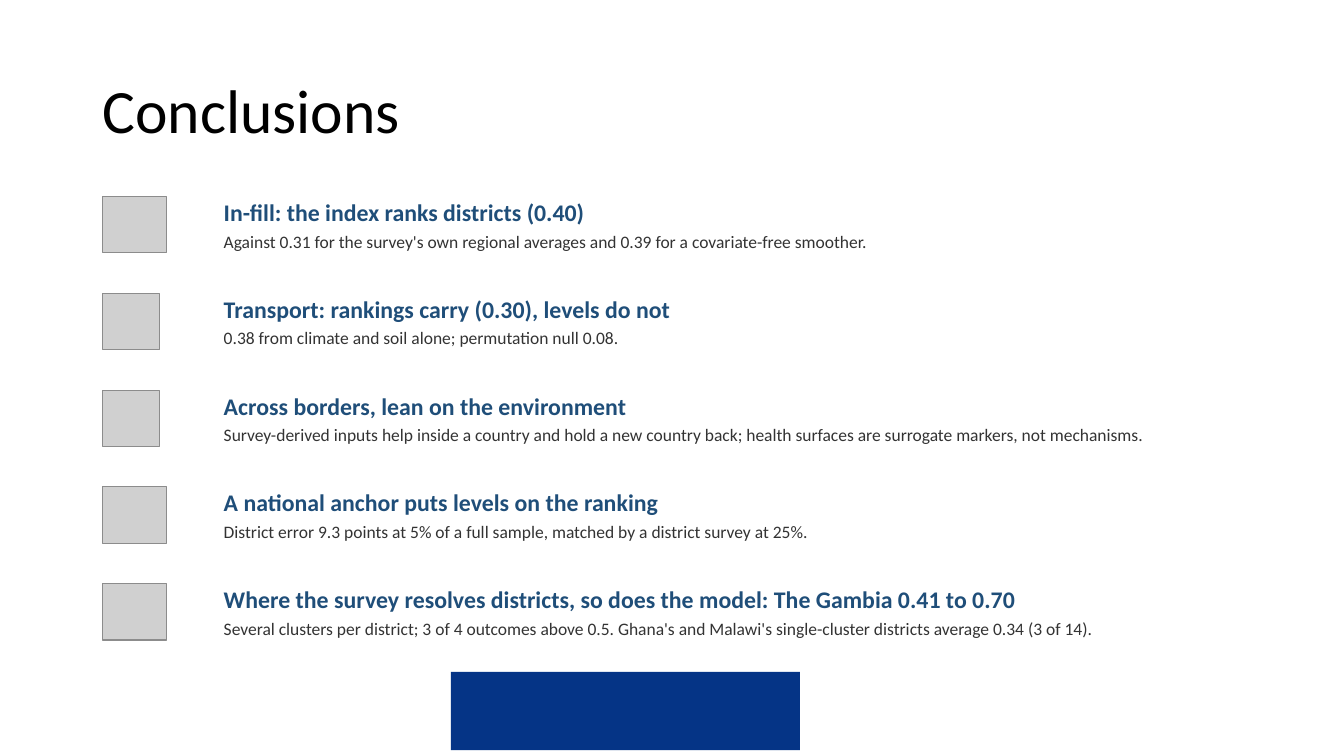
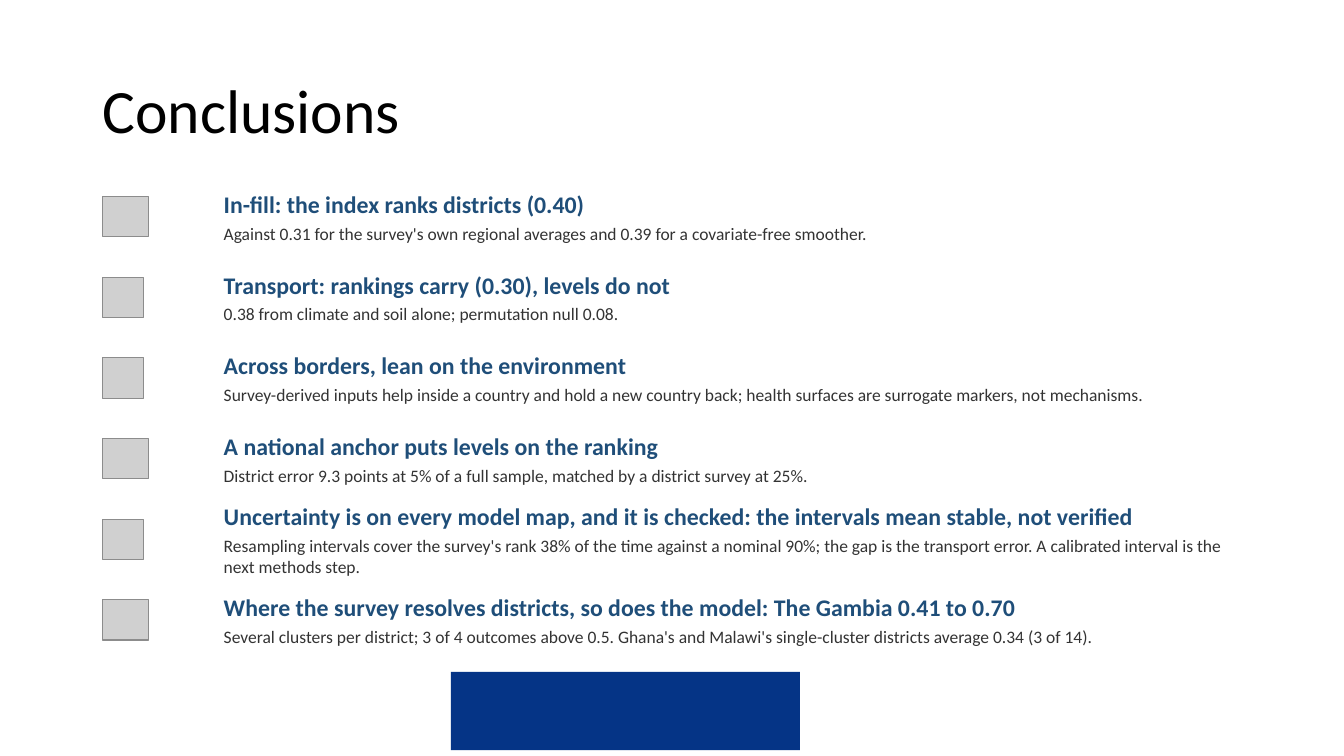
Before and after one commit to amertens/mn-prediction, a slide deck: slide 75 of docs/slides/MN-proxy-full-talk-2026-09.pptx (slide 71 before the commit). Drawn at 1344x756 pixels with LibreOffice and Linux fonts; fonts in the diff are those of the drawing; grey boxes stand for pictures; background and template pictures are left out. Boxes give left, top, right and bottom in pixels: in the first picture for what was removed or moved away, otherwise in the second. Text is boxed around its words. In the diff, an @@ line names an element or a change of style, - is before the commit and + after.

```diff
--- a/docs/slides/MN-proxy-full-talk-2026-09.pptx
+++ b/docs/slides/MN-proxy-full-talk-2026-09.pptx
@@ picture: place and size @@
-picture at <box>103,197,166,253</box>
+picture at <box>103,197,148,237</box>
@@ text "In-fill: the index ranks districts ...": place and size @@
-text "In-fill: the index ranks districts ..." at <box>224,203,867,251</box>
+text "In-fill: the index ranks districts ..." at <box>224,195,867,243</box>
@@ text "Transport: rankings carry (0.30), levels ...": place and size @@
-text "Transport: rankings carry (0.30), levels ..." at <box>224,300,670,347</box>
+text "Transport: rankings carry (0.30), levels ..." at <box>224,276,670,323</box>
@@ picture: place and size @@
-picture at <box>103,293,159,350</box>
+picture at <box>103,277,143,318</box>
@@ picture: place and size @@
-picture at <box>103,390,159,447</box>
+picture at <box>103,358,143,398</box>
@@ text "Across borders, lean on the ...": place and size @@
-text "Across borders, lean on the ..." at <box>224,398,1143,444</box>
+text "Across borders, lean on the ..." at <box>224,357,1143,404</box>
@@ picture: place and size @@
-picture at <box>103,487,166,543</box>
+picture at <box>103,439,148,479</box>
@@ text "A national anchor puts levels ...": place and size @@
-text "A national anchor puts levels ..." at <box>224,494,808,541</box>
+text "A national anchor puts levels ..." at <box>224,438,808,485</box>
@@ text added at <box>224,508,1221,576</box>, 12.5 pt, text #333333 @@
+Uncertainty is on every model map, and it is checked: the intervals mean stable, not verified
+Resampling intervals cover the survey's rank 38% of the time against a nominal 90%; the gap is the transport error. A calibrated interval is the next methods step.
@@ picture added at <box>103,519,143,560</box> @@
@@ text "Where the survey resolves districts, ...": place and size @@
-text "Where the survey resolves districts, ..." at <box>224,591,1092,638</box>
+text "Where the survey resolves districts, ..." at <box>224,599,1092,646</box>
@@ picture: place and size @@
-picture at <box>103,584,166,640</box>
+picture at <box>103,600,148,640</box>
```
Also in this commit, not shown: 23 other slides changed, 6 slides added, 2 slides removed, 4 other files.
